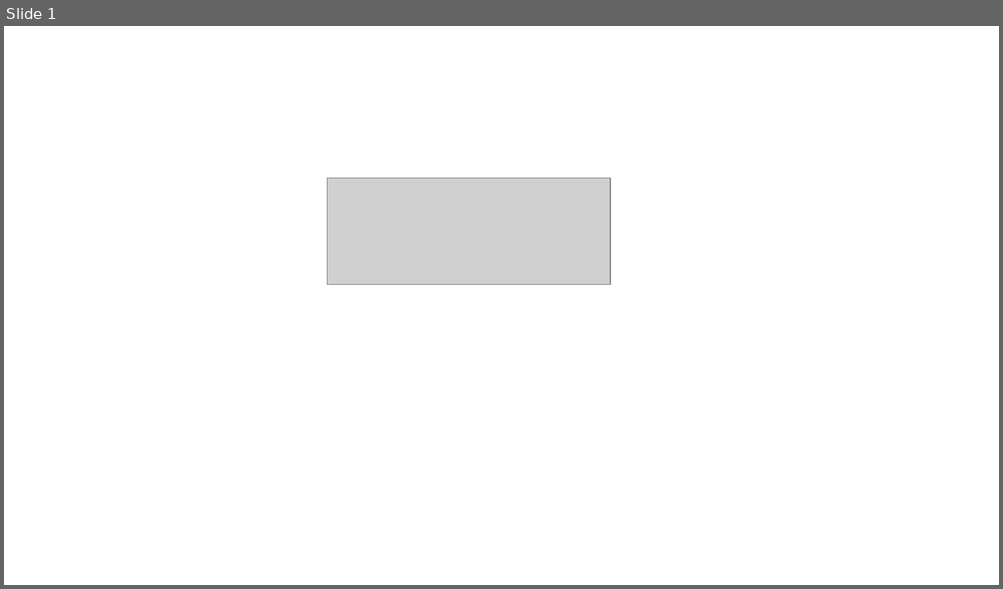
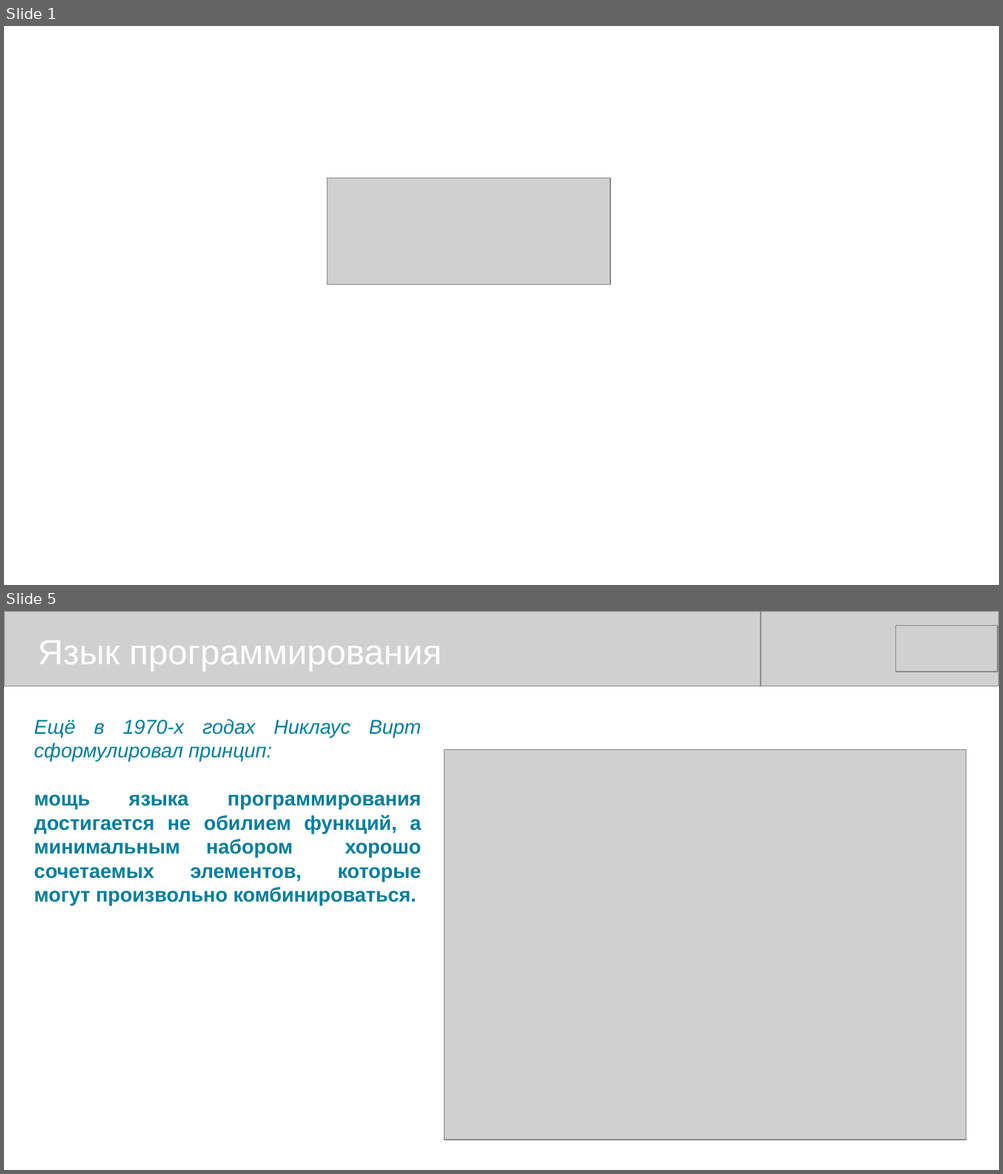
Before and after one commit to mike-shock/Go_language, a slide deck: view/Go_View.odp. Shown one above the other, each under a label of ours: slide 1 before the commit, slides 1 and 5 after it; the slides between them are not shown. The pictures are 1003x589 and 1003x1174 pixels, drawn with LibreOffice and Linux fonts; fonts in the diff are those of the drawing; grey boxes stand for pictures. Boxes give left, top, right and bottom in pixels: in the first picture for what was removed or moved away, otherwise in the second. Text is boxed around its words. In the diff, an @@ line names an element or a change of style, - is before the commit and + after.

```diff
--- a/view/Go_View.odp
+++ b/view/Go_View.odp
@@ slide 5 added at bbox=[4, 611, 999, 1170], background #FFFFFF @@
@@ picture added at bbox=[4, 611, 760, 686] @@
@@ picture added at bbox=[242, 611, 999, 686] @@
@@ picture added at bbox=[896, 626, 998, 672] @@
@@ text added at bbox=[38, 641, 441, 671], 28 pt, text #FFFFFF @@
+Язык программирования
@@ text added at bbox=[34, 719, 421, 906], 16 pt, text #007D9C, bold @@
+Ещё в 1970-х годах Никлаус Вирт сформулировал принцип:
+мощь языка программирования достигается не обилием функций, а минимальным набором хорошо сочетаемых элементов, которые могут произвольно комбинироваться.
@@ picture added at bbox=[444, 750, 965, 1141] @@
```
Also in this commit, not shown: 14 slides changed, 6 other files.
